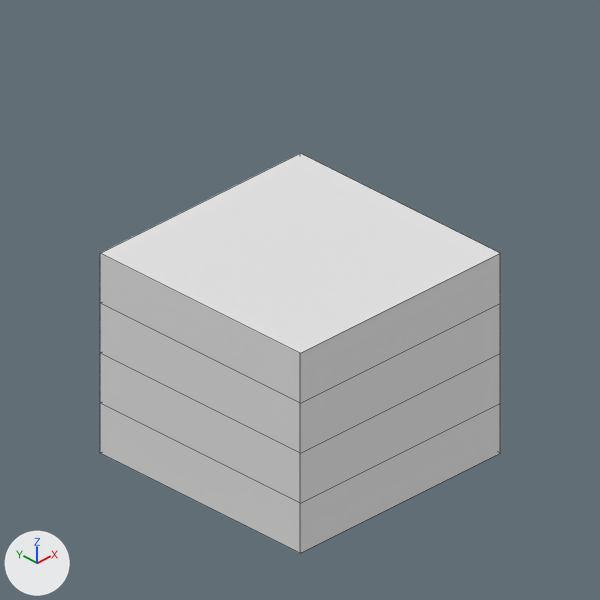
What one commit did to the Blender file rct2/scenery/WallsAndRoofs/WALLBR32_Wall/WALLBR32_V001.blend.
Rendered twice from the file's camera 'Camera'. Arrows for +X, +Y and +Z are at lower left; the lights stay in place. The older version comes first. Mesh edges are drawn as thin lines. The same objects are shown in both versions, whatever each file hides.
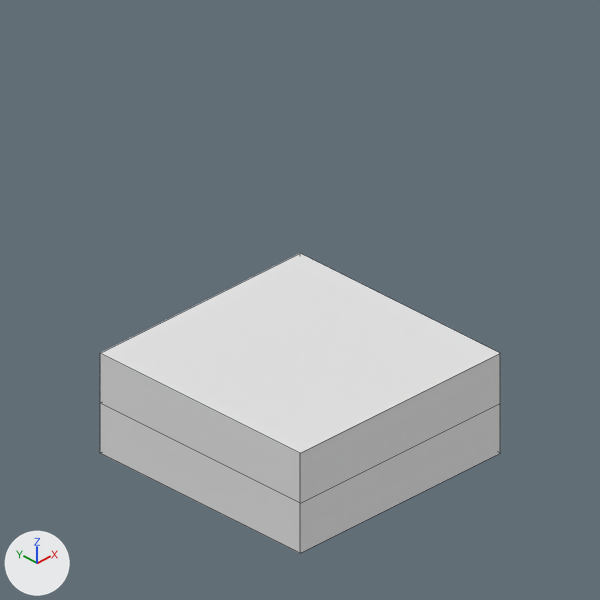
Diff of the bpy script that builds the scene:
```diff
--- a/rct2/scenery/WallsAndRoofs/WALLBR32_Wall/WALLBR32_V001.blend.py
+++ b/rct2/scenery/WallsAndRoofs/WALLBR32_Wall/WALLBR32_V001.blend.py
@@ ob_cube_001 @@
 _m = ob_cube_001.modifiers.new('Array', 'ARRAY')
-_m.count = 4
 _m.constant_offset_displace = (0.0, 0.0, 0.0)
```

Where the change shows, as pixel boxes [x1, y1, x2, y2] in the pictures (600 x 600 px):
'Cube.001', modifiers changed (25% shorter)
    before: [100, 153, 500, 553]
    after: [100, 253, 500, 553]
